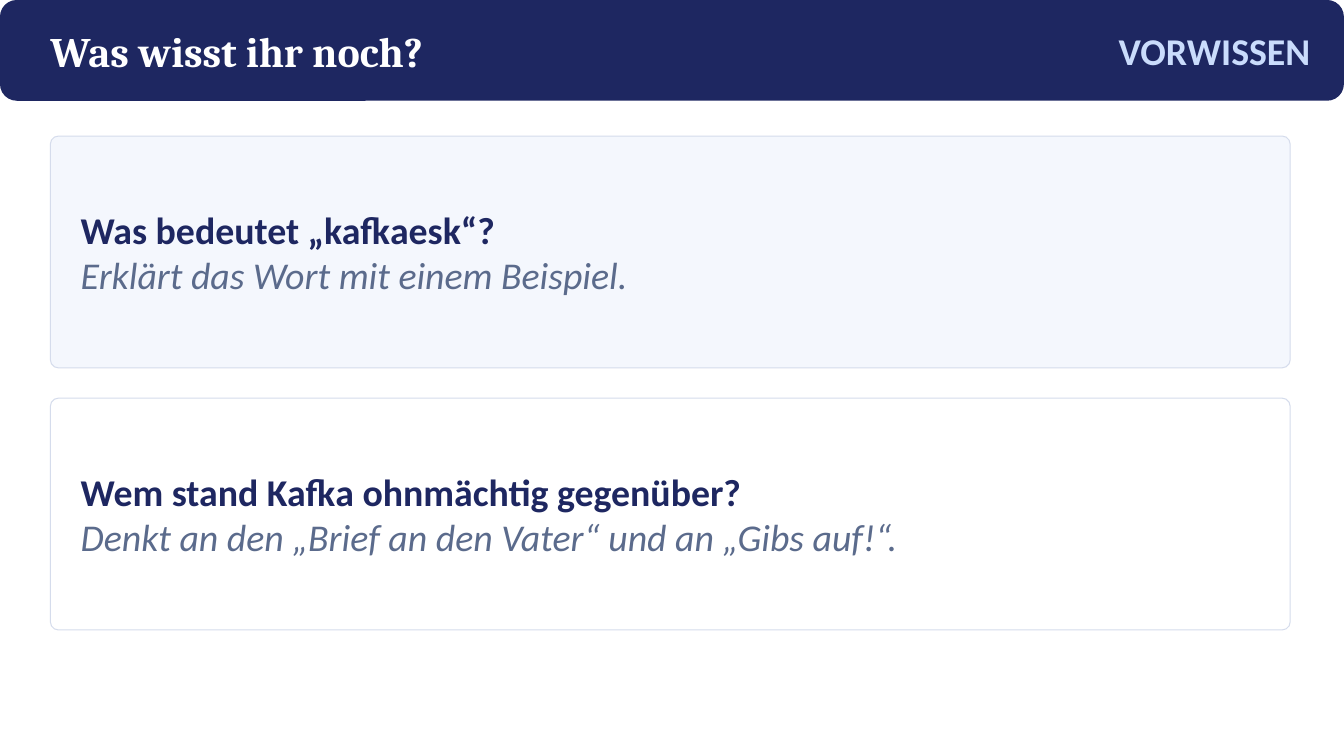
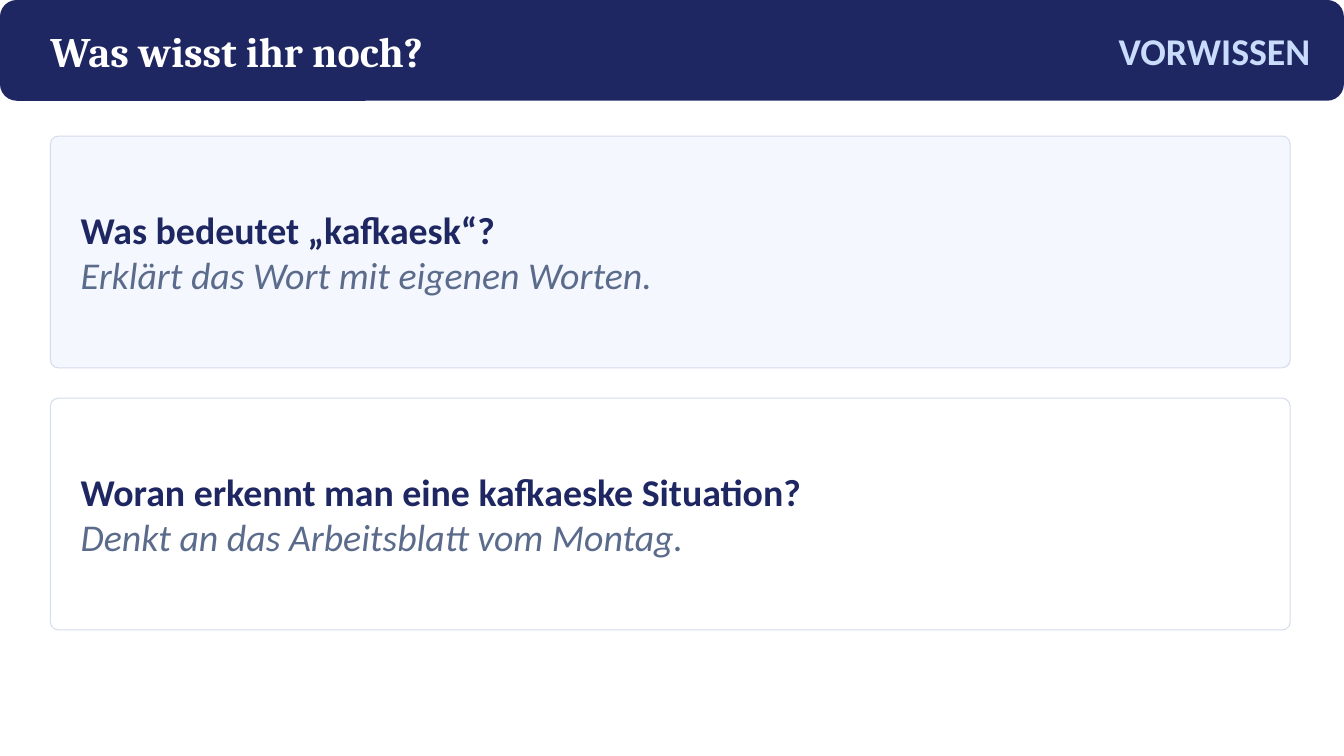
Before and after one commit to golzkonstantin-gif/Schule, a slide deck: slide 4 of Deutsch_11/Kafka_Vor_dem_Gesetz/Praesentation_Vor_dem_Gesetz.pptx. Drawn at 1344x756 pixels with LibreOffice and Linux fonts; fonts in the diff are those of the drawing. Boxes give left, top, right and bottom in pixels: in the first picture for what was removed or moved away, otherwise in the second. Text is boxed around its words. In the diff, an @@ line names an element or a change of style, - is before the commit and + after.

```diff
--- a/Deutsch_11/Kafka_Vor_dem_Gesetz/Praesentation_Vor_dem_Gesetz.pptx
+++ b/Deutsch_11/Kafka_Vor_dem_Gesetz/Praesentation_Vor_dem_Gesetz.pptx
@@ text at (81,262,652,296): text changed @@
-Erklärt das Wort mit einem Beispiel.
+Erklärt das Wort mit eigenen Worten.
@@ text at (81,479,801,558): text changed; text colour #5B6B8C to #1E2761; bold on; italic off @@
-Wem stand Kafka ohnmächtig gegenüber?
-Denkt an den „Brief an den Vater“ und an „Gibs auf!“.
+Woran erkennt man eine kafkaeske Situation?
+Denkt an das Arbeitsblatt vom Montag.
```
Also in this commit, not shown: 7 other slides changed, 10 slides added, 10 slides removed, 13 other files.
